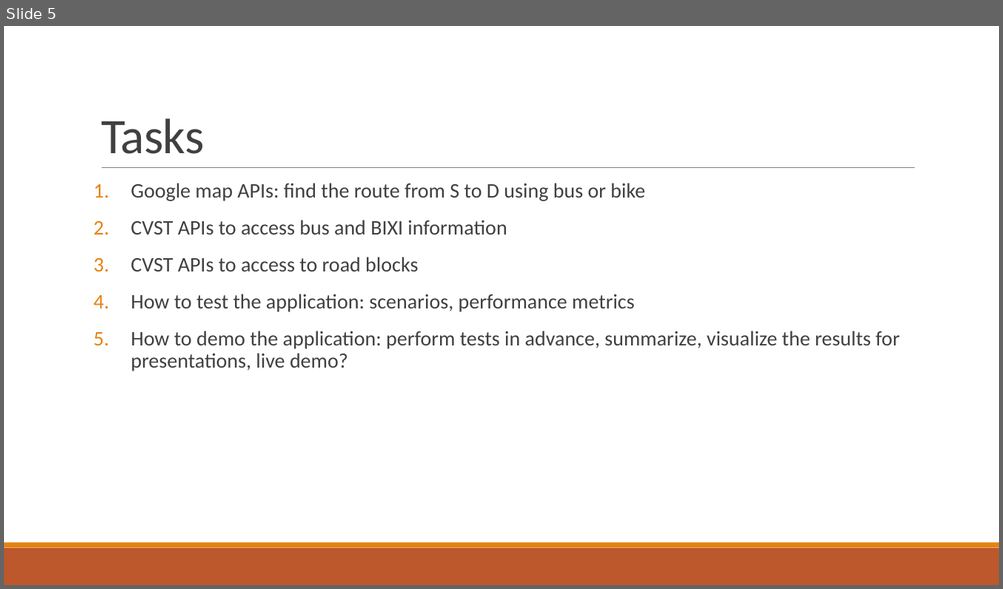
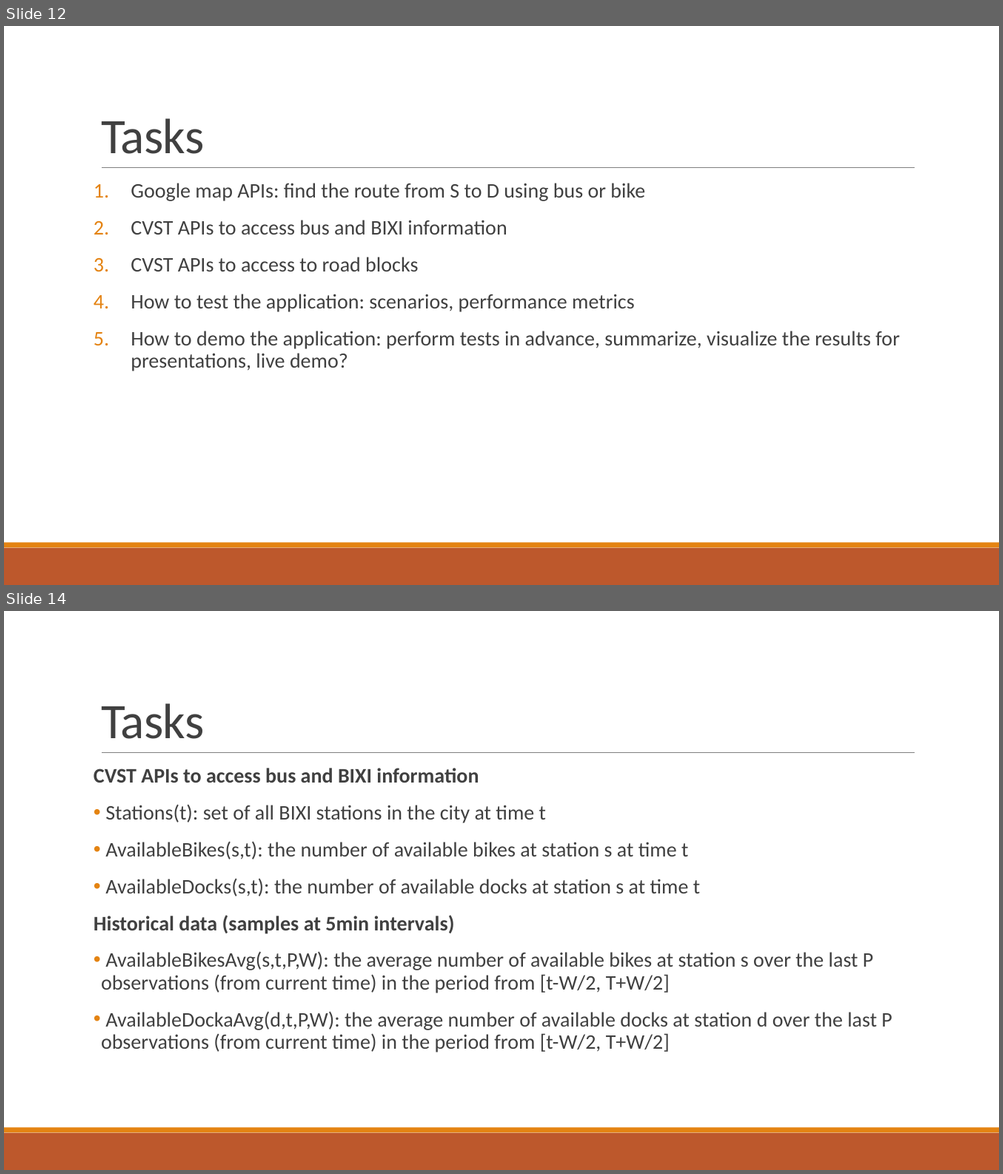
Before and after one commit to nqdao/PHAST, a slide deck: SAVI - Design Camp 2015.pptx. Shown one above the other, each under a label of ours: slide 5 before the commit, slides 12 and 14 after it; the slides between them are not shown. The pictures are 1003x589 and 1003x1174 pixels, drawn with LibreOffice and Linux fonts; fonts in the diff are those of the drawing. Boxes give left, top, right and bottom in pixels: in the first picture for what was removed or moved away, otherwise in the second. Text is boxed around its words. In the diff, an @@ line names an element or a change of style, - is before the commit and + after.

```diff
--- a/SAVI - Design Camp 2015.pptx
+++ b/SAVI - Design Camp 2015.pptx
@@ slide 14 added at [4, 611, 999, 1170], background #FFFFFF; not listed: 3 template elements that a slide beside it also shows @@
@@ title added at [101, 703, 204, 739], 48 pt, text #404040 @@
+Tasks
@@ text added at [94, 768, 891, 1053], 20 pt, text #404040 @@
+CVST APIs to access bus and BIXI information
+• Stations(t): set of all BIXI stations in the city at time t
+• AvailableBikes(s,t): the number of available bikes at station s at time t
+• AvailableDocks(s,t): the number of available docks at station s at time t
+Historical data (samples at 5min intervals)
+• AvailableBikesAvg(s,t,P,W): the average number of available bikes at station s over the last P observations (from current time) in the period from [t-W/2, T+W/2]
+• AvailableDockaAvg(d,t,P,W): the average number of available docks at station d over the last P observations (from current time) in the period from [t-W/2, T+W/2]
@@ what was slide 5 is now slide 12 @@
```
Also in this commit, not shown: 1 slide changed, 1 other slide added, 1 slide removed.
